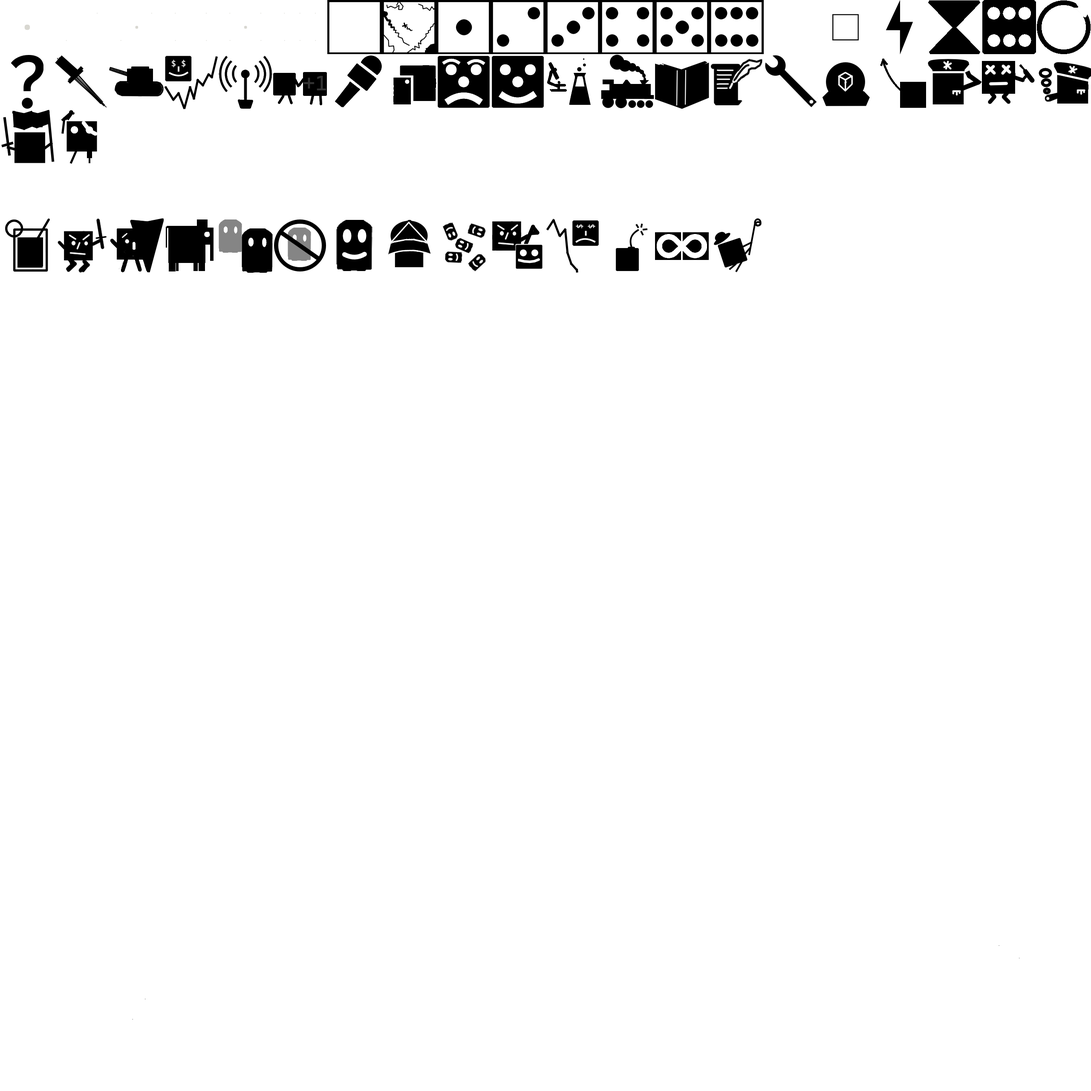
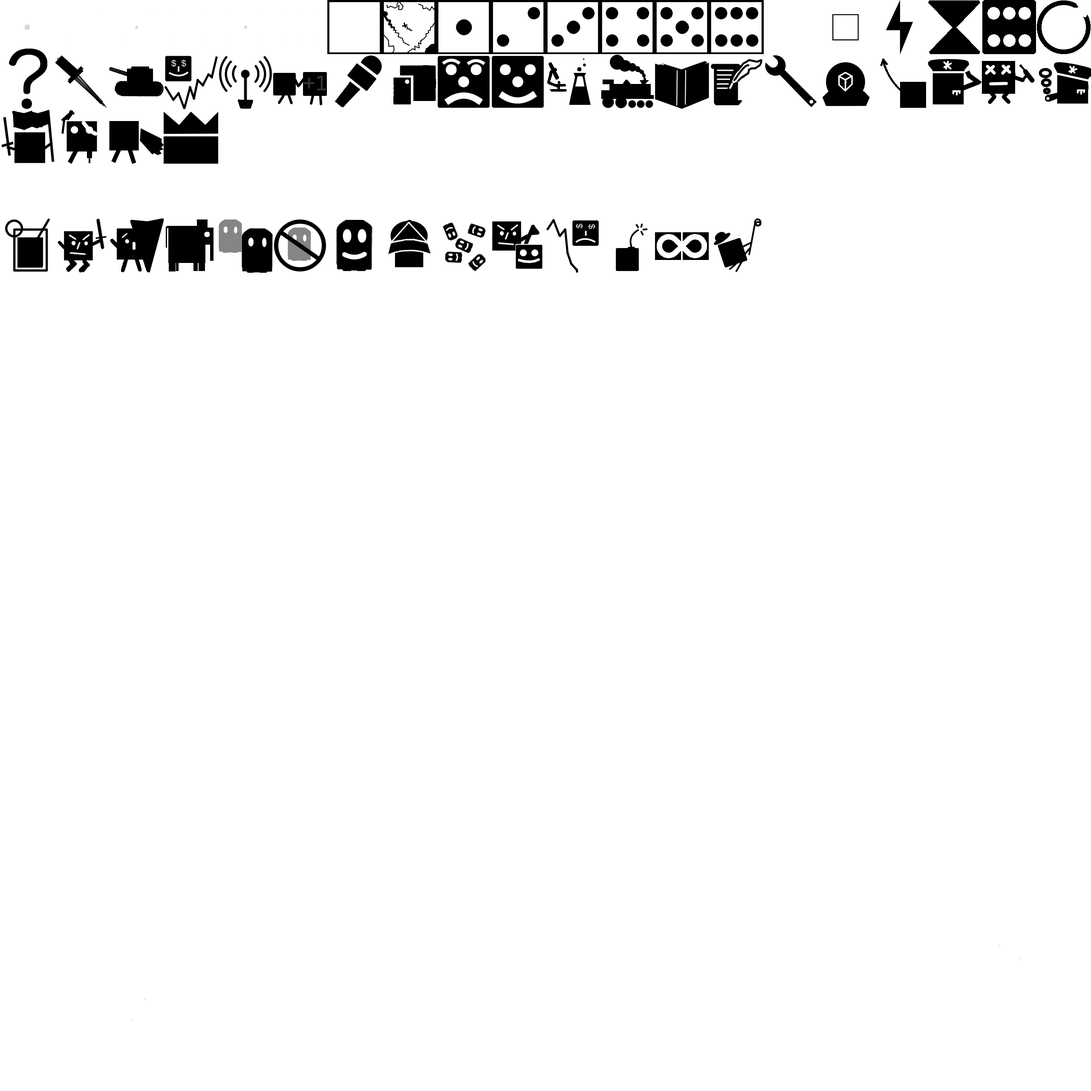
The second 1091×1091 image is a revision of the first. Changes to its layers:
painted on "Upgrades_Paint" over [8,48,596,229]
